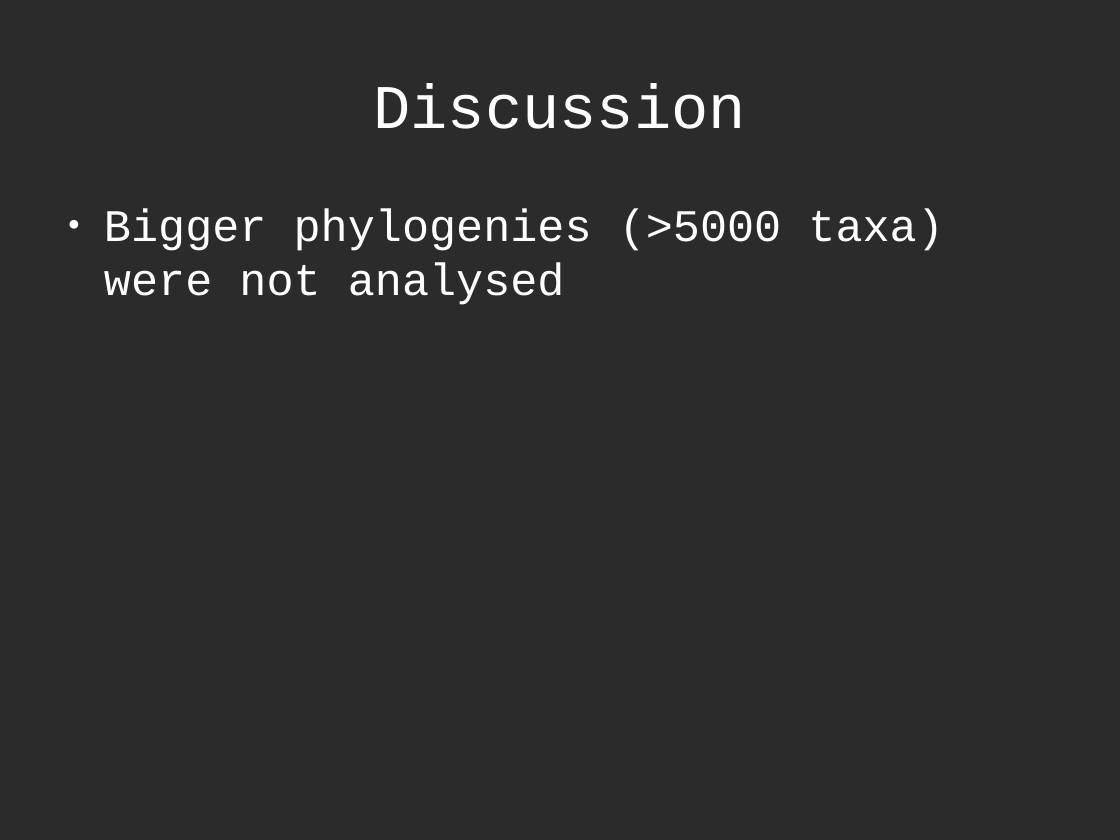
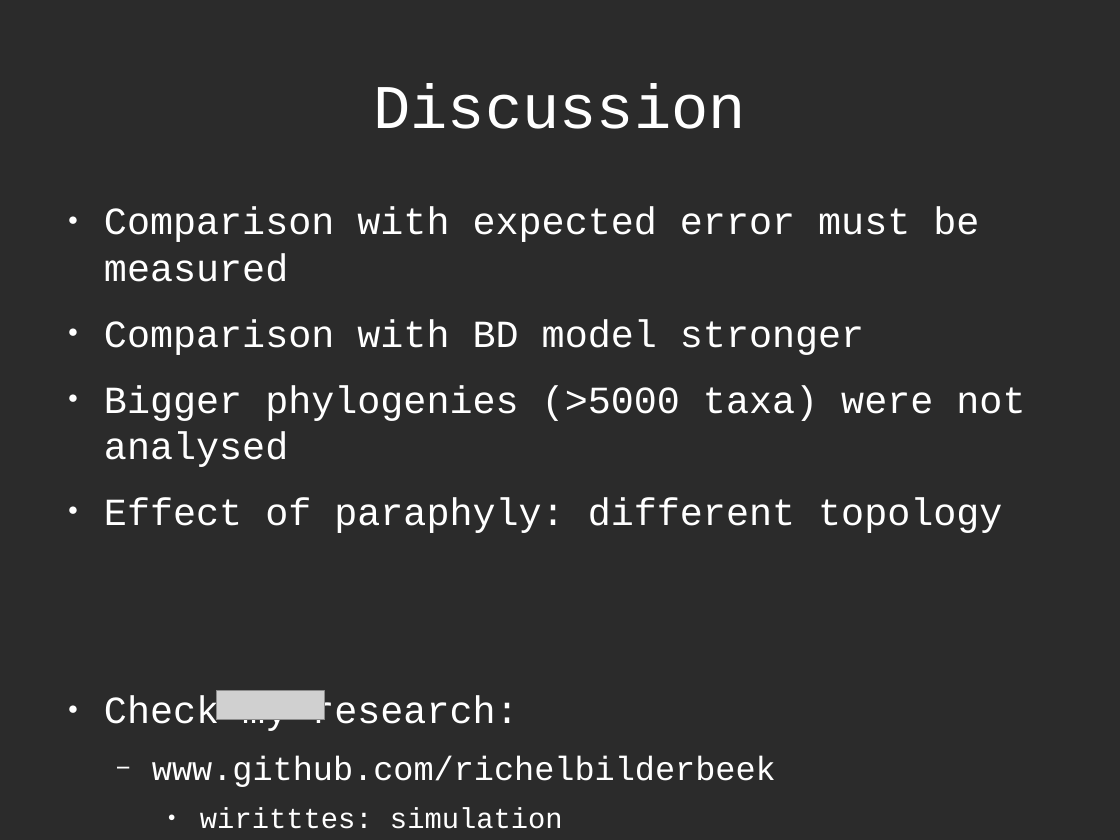
Before and after one commit to richelbilderbeek/Science, a slide deck: slide 20 of Bilderbeek20170213TresMeeting/20170213TresMeeting.odp (slide 17 before the commit). Drawn at 1120x840 pixels with LibreOffice and Linux fonts; fonts in the diff are those of the drawing; grey boxes stand for pictures; background and template pictures are left out; a plain dark background stands for a picture behind light text. Boxes give left, top, right and bottom in pixels: in the first picture for what was removed or moved away, otherwise in the second. Text is boxed around its words. In the diff, an @@ line names an element or a change of style, - is before the commit and + after.

```diff
--- a/Bilderbeek20170213TresMeeting/20170213TresMeeting.odp
+++ b/Bilderbeek20170213TresMeeting/20170213TresMeeting.odp
@@ text at (104,207,979,355): paragraphs added @@
+● Comparison with expected error must be measured
+● Comparison with BD model stronger
@@ text at (104,385,1025,467): size 32 to 27.2 pt in "Bigger phylogenies (>5000 taxa) were not analysed" @@
@@ text at (104,497,1002,829): paragraphs added @@
+● Effect of paraphyly: different topology
+● Check my research:
+  − www.github.com/richelbilderbeek
+    ● wiritttes: simulation
+    ● wiritttea: analysis
@@ picture added at (216,691,324,721) @@
```
Also in this commit, not shown: 3 other slides changed, 5 slides added, 2 slides removed, 5 other files.
